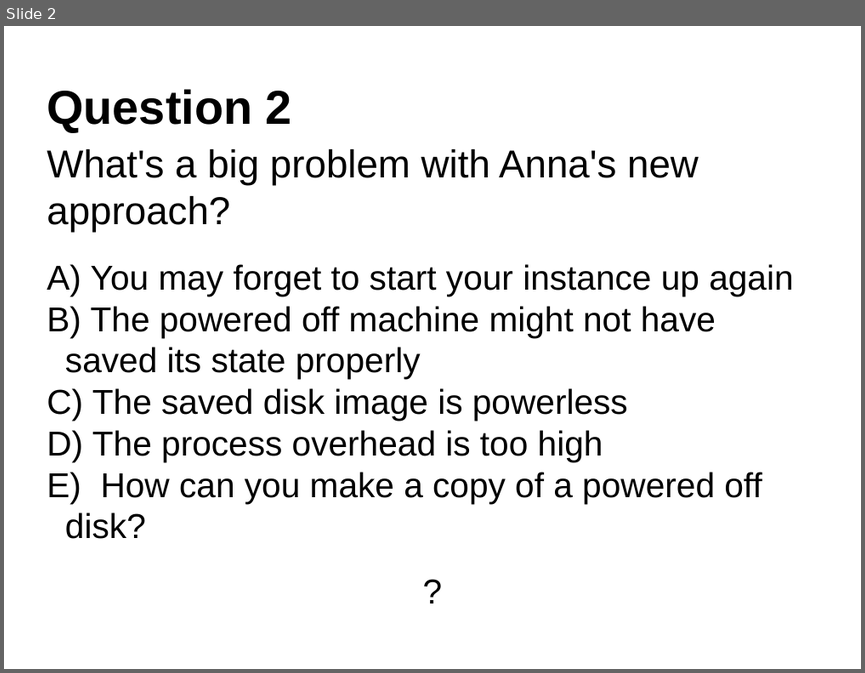
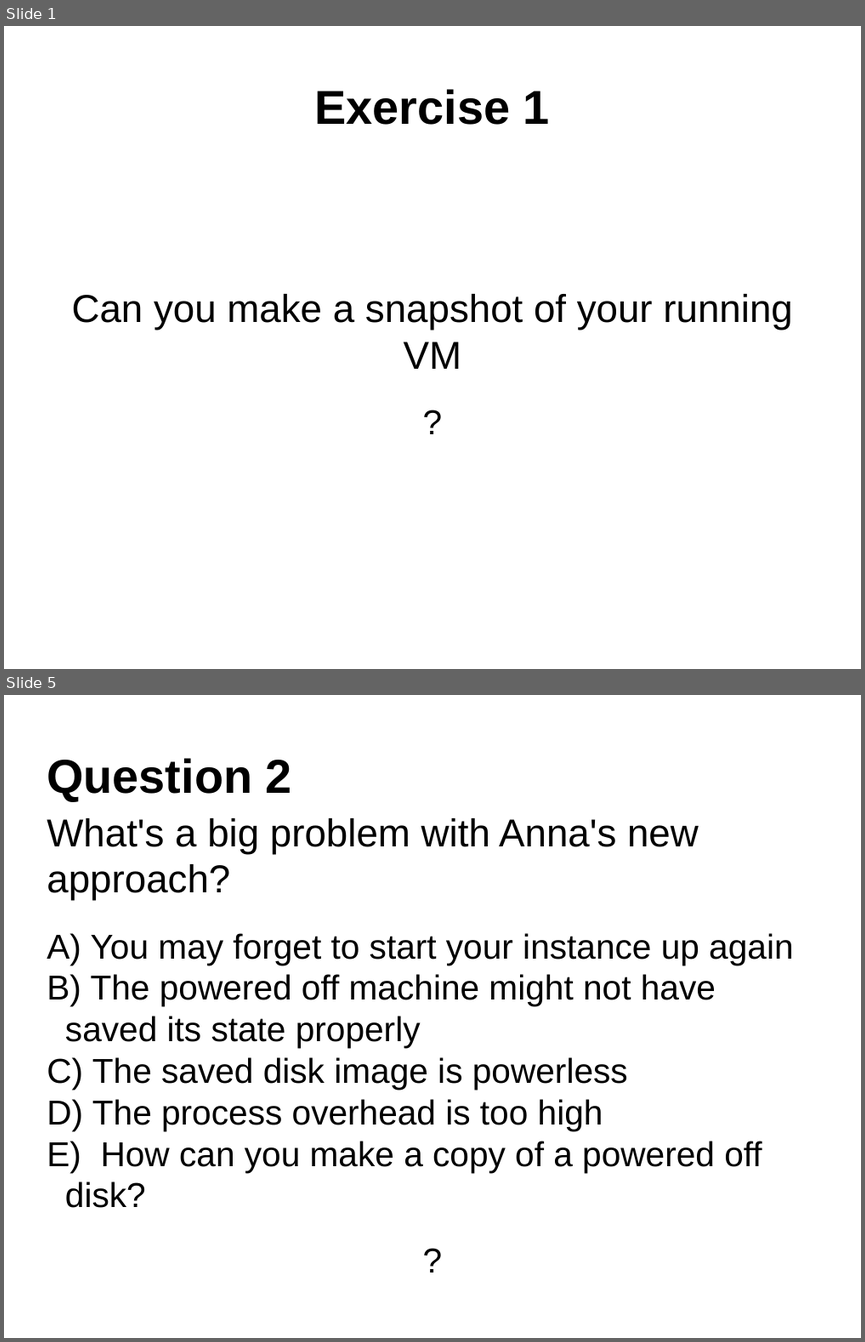
Before and after one commit to resbaz/nectar-cloud-lessons, a slide deck: Lessons/Lesson_VI/Lesson_VI_Questions.pptx. Shown one above the other, each under a label of ours: slide 2 before the commit, slides 1 and 5 after it; the slides between them are not shown. The pictures are 865x673 and 865x1342 pixels, drawn with LibreOffice and Linux fonts; fonts in the diff are those of the drawing. Boxes give left, top, right and bottom in pixels: in the first picture for what was removed or moved away, otherwise in the second. Text is boxed around its words. In the diff, an @@ line names an element or a change of style, - is before the commit and + after.

```diff
--- a/Lessons/Lesson_VI/Lesson_VI_Questions.pptx
+++ b/Lessons/Lesson_VI/Lesson_VI_Questions.pptx
@@ slide 1 added at [4, 26, 861, 669], background #FFFFFF @@
@@ text added at [315, 89, 550, 125], 44 pt, text #000000, bold @@
+Exercise 1
@@ text added at [72, 294, 792, 369], 36 pt, text #000000 @@
+Can you make a snapshot of your running VM
+?
@@ what was slide 2 is now slide 5 @@
```
Also in this commit, not shown: 8 other slides added, 2 other files.
